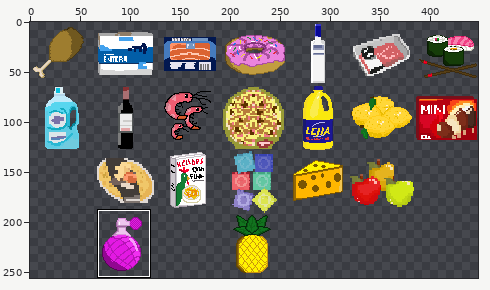
Two states of a sprite sheet, assets/ImgsJuego/items_spritesheet.png. The first picture is a wide view before the edit; the outline marks the close-up.
Close-up. Old version:
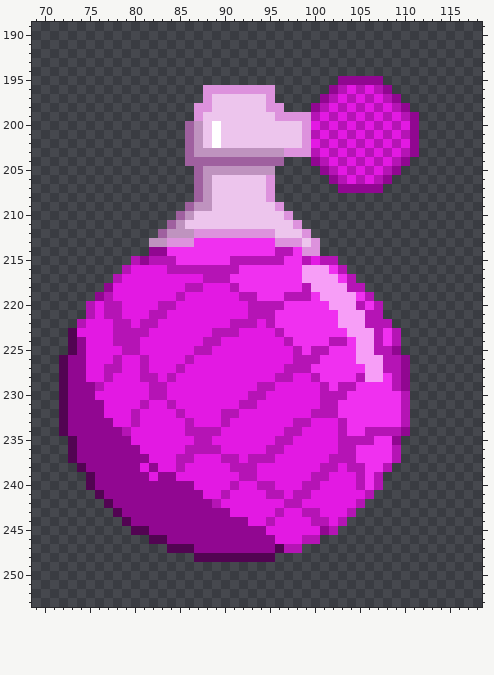
The file is 448x256 pixels. Pixels under 10% opacity are left out. Colours within 5 levels of each other are drawn and written as one. Shown: x 69..118, y 189..253. The commit also changed other parts of the picture, which this record leaves out.
After:
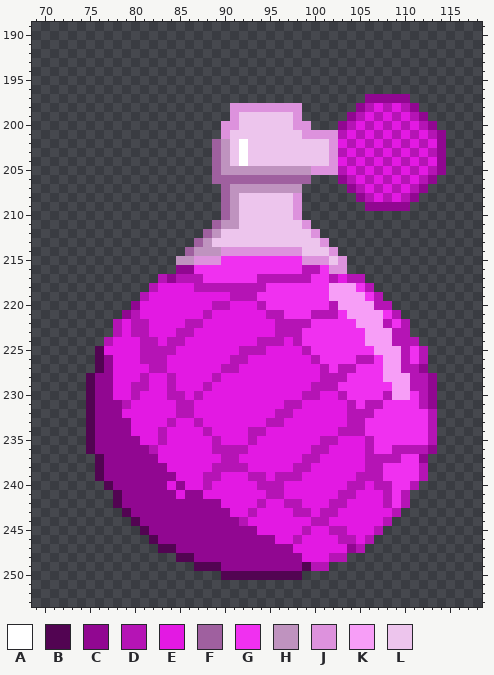
Palette (. is transparent): A #ffffff  B #520452  C #910791  D #b514b5  E #e319e3  F #9f609f  G #f030f0  H #bf93bf  J #dd92dd  K #f79ef7  L #edc5ed
The edit:
y 195: x 103..107 CCCCC -> .....
y 196: x 88..95 JJJJJJJJ -> ........; x 102..108 CDEDEDC -> .......
y 197: x 88..95 JLLLLLLJ -> ........; x 101..108 CDEDEDED -> .....CCC; x 110 . -> C
y 198: x 87..94 JJLLLLLL -> ....JJJJ; x 97..98 .. -> JJ; x 100..111 CDEDEDEDEDC. -> .....CDEDEDC
y 199: x 87..91 JLLLL -> ....J; x 96..97 JJ -> LL; x 99..112 JDEDEDEDEDEDC. -> .....CDEDEDEDC
y 200: x 86..91 FHLALL -> ....JJ; x 98 L -> J; x 100..113 EDEDEDEDEDEC.. -> ...CDEDEDEDEDC
y 201: x 86..90 FHLAL -> ....J; x 100..114 DEDEDEDEDEDC... -> JJJDEDEDEDEDEDC
y 202: x 86..90 FHLAL -> ...FH; x 92 L -> A; x 99..114 JEDEDEDEDEDEC... -> LLLJEDEDEDEDEDEC
y 203: x 86..89 FHHH -> ...F; x 91..114 HHHHHHJJJDEDEDEDEDEDC... -> LALLLLLLLLLJDEDEDEDEDEDC
y 204: x 86..88 FFF -> ...; x 90..114 FFFFFFF...CDEDEDEDEDC.... -> HLALLLLLLLLLJEDEDEDEDEDEC
y 205: x 87..89 FHH -> ..F; x 96..114 .....CDEDEDEDC..... -> HHHHJJJDEDEDEDEDEDC
y 206: x 87..99 FHLLLLLLJ.... -> ..FFFFFFFFFFF; x 102..113 CDEDEDC..... -> .CDEDEDEDEDC
y 207: x 87..98 FHLLLLLLJ... -> ...FHHHHHHHH; x 103 C -> .; x 105..112 CCC..... -> DEDEDEDC
y 208: x 87..91 FHLLL -> ...FH; x 95..98 J... -> LLLJ; x 105..111 ....... -> CDEDEDC
y 209: x 86..91 FHHLLL -> ....FH; x 96..98 J.. -> LLJ; x 106..110 ..... -> CCCCC
y 210: x 85..91 FHLLLLL -> .....FH; x 97..98 J. -> LJ
y 211: x 84..91 FHLLLLLL -> .....FHH; x 98..99 J. -> LJ
y 212: x 83..95 FHHHJJJJJJJJJ -> .....FHLLLLLL; x 99..100 J. -> LJ
y 213: x 82..98 HHJJJGGGGGGGGGJJJ -> .....FHLLLLLLLLLL; x 100..101 J. -> LJ
y 214: x 82..102 CCGGGGGGGGGGGGDDGJJ.. -> ....FHHHJJJJJJJJJLLLJ
y 215: x 80..89 DCDDDGGGGG -> .....HHJJJ; x 91..96 DDDDDD -> GGGGGG; x 99..103 DEDD. -> JJJLJ
y 216: x 79..91 DEEEEDDDDDDDD -> ......CCGGGGG; x 99..103 KKKGD -> DDGJJ
y 217: x 78..90 DEEEEEEEEEDDD -> .....DCDDDGGG; x 94..103 GGGGGKKKKG -> DDDDDDGGDE; x 105 . -> D
y 218: x 77..82 CEEEEE -> .....D; x 86 D -> E; x 88..90 EEE -> DDD; x 92..94 GGG -> DDD; x 99..101 DKK -> GGG; x 104..106 DD. -> KGD
y 219: x 76..81 CDEEEE -> .....D; x 85 D -> E; x 91 E -> D; x 97..99 DDD -> GGG; x 101 K -> G; x 105..107 GD. -> KGD
y 220: x 75..80 DEDDEE -> .....C; x 83..84 DD -> EE; x 89..90 EE -> DD; x 93 D -> E; x 95..96 DD -> GG; x 102 K -> D; x 105..106 DG -> KK; x 108 . -> D
y 221: x 75..80 DEDDEE -> ....CD; x 82..83 DD -> EE; x 88 E -> D; x 93..94 DD -> EE; x 96 G -> D; x 100..103 GGGK -> DDDG; x 106..109 DD.. -> KKGD
y 222: x 74..77 DEEE -> ....; x 79..80 DE -> ED; x 82 D -> E; x 86..87 EE -> DD; x 91..93 DDD -> EEE; x 95..99 DGGGG -> EDDDD; x 103..104 KK -> GG; x 106..107 DD -> KK; x 109..110 .. -> GD
y 223: x 73..77 BEEEE -> .....; x 79 D -> E; x 85..86 EE -> DD; x 89..91 DDD -> EEE; x 97..98 GG -> DD; x 104..105 KK -> GG; x 107..108 DG -> KK; x 110 . -> D
y 224: x 73..82 BCEEEDDDEE -> ....DEEEDD; x 84..85 EE -> DD; x 88..89 DD -> EE; x 94..98 EEEDG -> DDDED; x 102..103 DD -> GG; x 105 K -> G; x 107..108 DG -> KK; x 110..111 .. -> DD
y 225: x 73..76 BCEE -> ...B; x 79..84 DDEEEE -> EEDDDD; x 87..88 DD -> EE; x 92..94 EEE -> DDD; x 98..101 DGDD -> EDGG; x 105..112 KKDDC... -> GGKKKDGD
y 226: x 72..78 BCCEEED -> ....BCE; x 82..83 EE -> DD; x 86 D -> E; x 91..92 EE -> DD; x 98..99 DD -> EE; x 105..112 KKKDDC.. -> DDGKKDGD
y 227: x 72..78 BCCEEDD -> ....BCE; x 81..83 DEE -> EDD; x 85 D -> E; x 90..91 EE -> DD; x 97..101 DDDGG -> EEEED; x 103..104 GG -> DD; x 106..112 KKDDC.. -> GGKKDDC
y 228: x 72..77 BCCEED -> ...BCC; x 82 D -> E; x 89 E -> D; x 96..97 DD -> EE; x 100..103 DGGG -> EDDD; x 105..113 DKKGDC... -> GGGKKKDDC
y 229: x 72..77 BCCCDE -> ...BCC; x 80..84 EEDDE -> DDEED; x 88 E -> D; x 94..95 DD -> EE; x 100 E -> D; x 102..104 GDD -> DGG; x 109..113 DC... -> KKDDC
y 230: x 72..77 BCCCEE -> ...BCC; x 80 E -> D; x 82..85 DDEE -> EEDD; x 87 E -> D; x 93..94 DD -> EE; x 99..102 EEDD -> DDEE; x 108..113 GGD... -> DKKGDC
y 231: x 72..75 BCCC -> ...B; x 77..79 EEE -> CCD; x 81 D -> E; x 84..86 DEE -> EDD; x 92..93 DD -> EE; x 97..98 EE -> DD; x 101..104 DDGG -> EEED; x 106..107 GG -> DD; x 110..113 D... -> GGDC
y 232: x 72..75 BCCC -> ...B; x 77..78 EE -> CC; x 80 D -> E; x 86 E -> D; x 90..91 DD -> EE; x 96..97 EE -> DD; x 100..106 DDDGGGG -> EEEEDDD; x 110..113 D... -> GGGD
y 233: x 72..75 BCCC -> ...B; x 78..80 EED -> CCE; x 84 E -> D; x 86..87 DE -> ED; x 90 D -> E; x 95..96 EE -> DD; x 98..99 DD -> EE; x 103..105 DGG -> EDD; x 110..113 D... -> GGGD
y 234: x 72..75 BCCC -> ...B; x 79 D -> C; x 83 E -> D; x 86..87 DD -> EE; x 89 D -> E; x 93..94 EE -> DD; x 97..98 DD -> EE; x 104..113 GGDDDDC... -> DDGGGGGGGD
y 235: x 73..75 BCC -> ..B; x 80 E -> C; x 83 E -> D; x 87..89 DDE -> EED; x 93 E -> D; x 96..97 DD -> EE; x 101..105 EEDDD -> DDEEE; x 109..113 C.... -> GGGGD
y 236: x 73..75 BCC -> ..B; x 81..82 EE -> CD; x 86..88 DDD -> EEE; x 90..92 EEE -> DDD; x 95..96 DD -> EE; x 100..101 EE -> DD; x 103..106 DDGG -> EEED; x 110..113 .... -> DDDC
y 237: x 73..76 BCCC -> ...B; x 82 E -> C; x 85..86 DD -> EE; x 93..95 DDD -> EEE; x 99..100 EE -> DD; x 102..108 DDDGGGG -> EEEEDDD; x 110..112 ... -> GGC
y 238: x 74..76 BCC -> ..B; x 81 E -> C; x 83 E -> C; x 85 D -> E; x 89..90 EE -> DD; x 93 D -> E; x 98..99 EE -> DD; x 101..102 DD -> EE; x 104..112 DDGGD.... -> EEDDGGGGD
y 239: x 75..76 BC -> .B; x 82 E -> C; x 88..89 EE -> DD; x 92 D -> E; x 94 E -> D; x 96..98 EEE -> DDD; x 100..101 DD -> EE; x 106 G -> D; x 108..112 ..... -> GGGGD
y 240: x 75..77 BCC -> ..B; x 84 C -> E; x 86 C -> E; x 88 E -> D; x 91 D -> E; x 96 E -> D; x 99..100 DD -> EE; x 104 E -> D; x 106 G -> E; x 108..111 .... -> DGGD
y 241: x 76..78 BCC -> ..B; x 85 C -> E; x 90 D -> E; x 98..99 DD -> EE; x 103..104 EE -> DD; x 106..110 D.... -> EEDGD
y 242: x 77..78 BC -> .B; x 89 D -> C; x 94 E -> D; x 102..103 EE -> DD; x 105..110 D..... -> EEEDGD
y 243: x 78..79 BC -> .B; x 93 E -> D; x 96 D -> E; x 98 E -> D; x 100..102 DEE -> EDD; x 104..109 D..... -> EEEEED
y 244: x 79..80 BC -> .B; x 92 C -> D; x 95 D -> E; x 103..108 D..... -> EEEEED
y 245: x 80 B -> .; x 94 C -> E; x 99 E -> D; x 101 C -> E; x 103..107 ..... -> DEEED
y 246: x 83 B -> C; x 98..106 EDD...... -> DEEEEDDED
y 247: x 83 . -> B; x 85..86 BB -> CC; x 96..105 BDD....... -> CCEEEEEECD
y 248: x 85..103 ..BBBBBBBBB........ -> BBCCCCCCCCCCCCEEEDD
y 249: x 87..101 ............... -> BBBCCCCCCCCCBDD
y 250: x 90..98 ......... -> BBBBBBBBB
Changed places in both close-ups, as pixel boxes (x1, y1, x2, y2):
changed: (59, 76, 446, 580)
